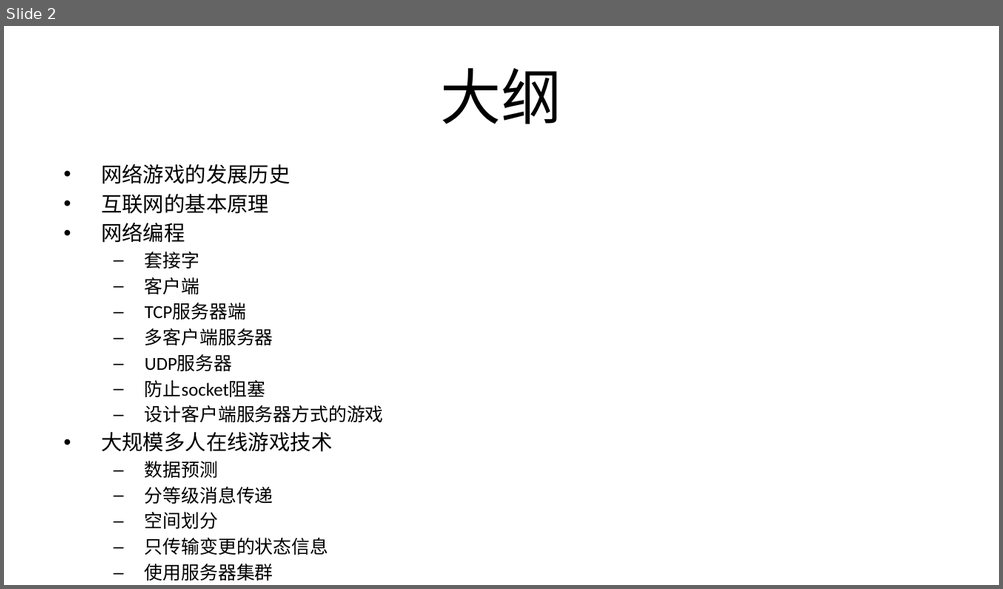
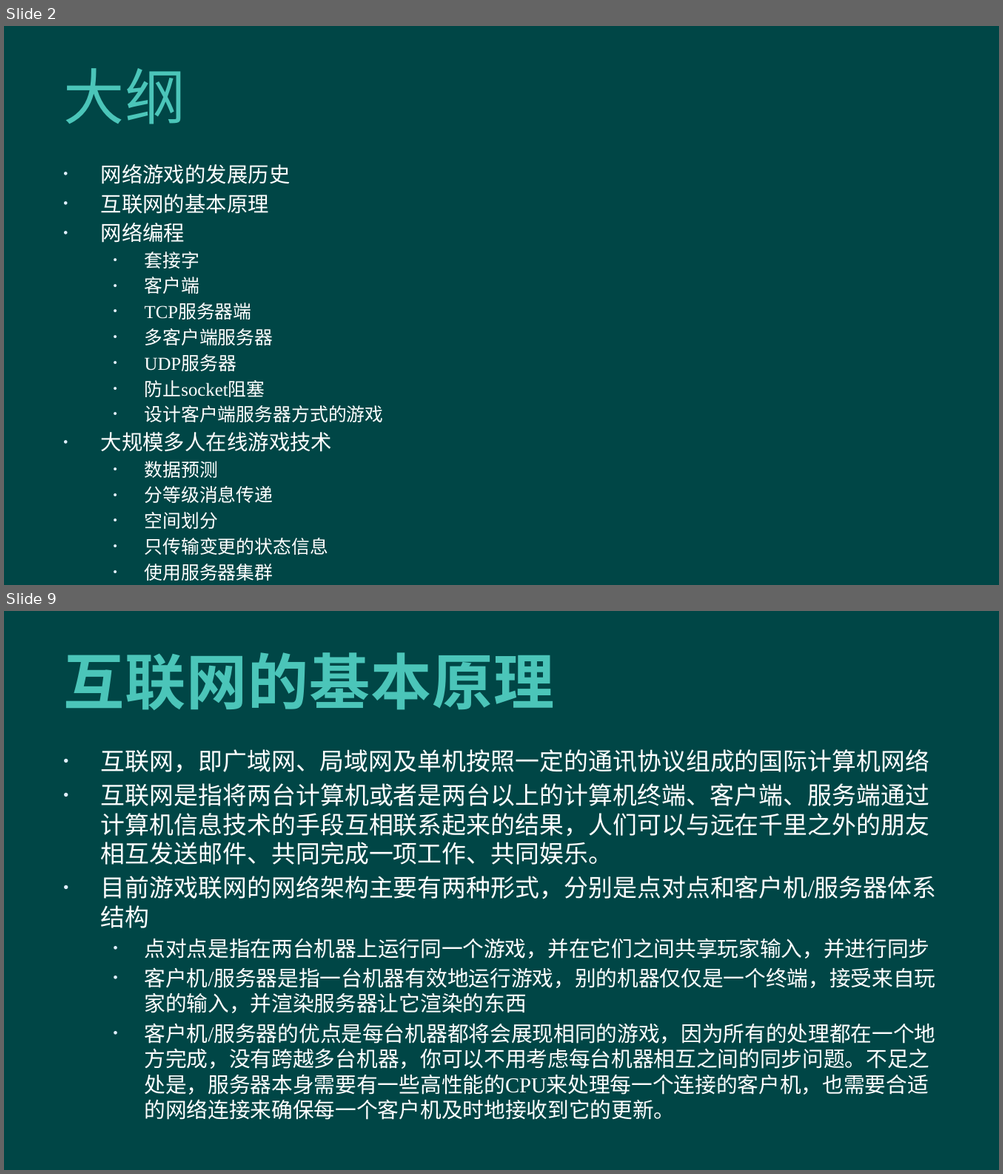
Before and after one commit to hanhonglei/Course_GameEngine, a slide deck: Slides/Principle/15 联网技术/15 联网技术.pptx. Shown one above the other, each under a label of ours: slide 2 before the commit, slides 2 and 9 after it; the slides between them are not shown. The pictures are 1003x589 and 1003x1174 pixels, drawn with LibreOffice and Linux fonts; fonts in the diff are those of the drawing; background and template pictures are left out. Boxes give left, top, right and bottom in pixels: in the first picture for what was removed or moved away, otherwise in the second. Text is boxed around its words. In the diff, an @@ line names an element or a change of style, - is before the commit and + after.

```diff
--- a/Slides/Principle/15 联网技术/15 联网技术.pptx
+++ b/Slides/Principle/15 联网技术/15 联网技术.pptx
@@ slide 9 added at [4,611,999,1170], background #004646 @@
@@ title added at [63,652,555,710], 44 pt, text #4BC5B9, bold @@
+互联网的基本原理
@@ text added at [101,749,936,1120], 15.4 pt, text #FFFFFF @@
+• 互联网，即广域网、局域网及单机按照一定的通讯协议组成的国际计算机网络
+• 互联网是指将两台计算机或者是两台以上的计算机终端、客户端、服务端通过计算机信息技术的手段互相联系起来的结果，人们可以与远在千里之外的朋友相互发送邮件、共同完成一项工作、共同娱乐。
+• 目前游戏联网的网络架构主要有两种形式，分别是点对点和客户机/服务器体系结构
+  • 点对点是指在两台机器上运行同一个游戏，并在它们之间共享玩家输入，并进行同步
+  • 客户机/服务器是指一台机器有效地运行游戏，别的机器仅仅是一个终端，接受来自玩家的输入，并渲染服务器让它渲染的东西
+  • 客户机/服务器的优点是每台机器都将会展现相同的游戏，因为所有的处理都在一个地方完成，没有跨越多台机器，你可以不用考虑每台机器相互之间的同步问题。不足之处是，服务器本身需要有一些高性能的CPU来处理每一个连接的客户机，也需要合适的网络连接来确保每一个客户机及时地接收到它的更新。
@@ slide 2 changed as well @@
@@ background #FFFFFF to #004646 @@
@@ title "大纲" at [63,68,185,124]: text colour #000000 to #4BC5B9, letter spacing 0 to 0.5 pt; alignment centre to left @@
@@ text "网络游戏的发展历史" at [101,164,384,581]: font Calibri to Times New Roman, text colour #000000 to #FFFFFF; bullet – to • @@
```
Also in this commit, not shown: 1 other slide changed, 90 other slides added, 6 other files.
